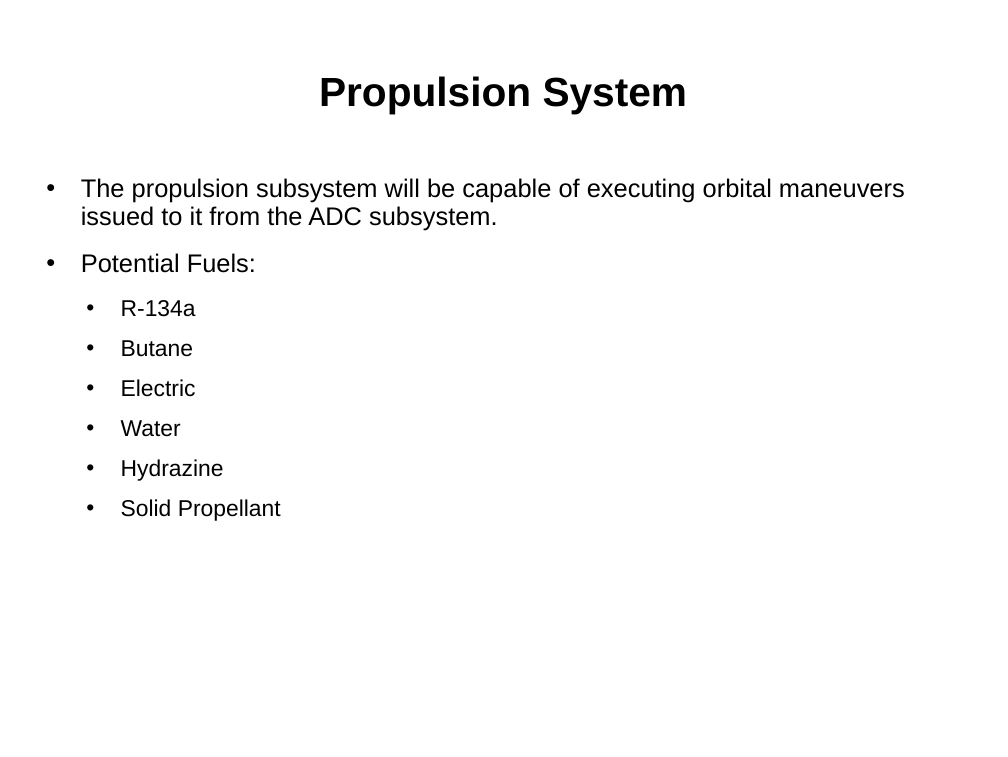
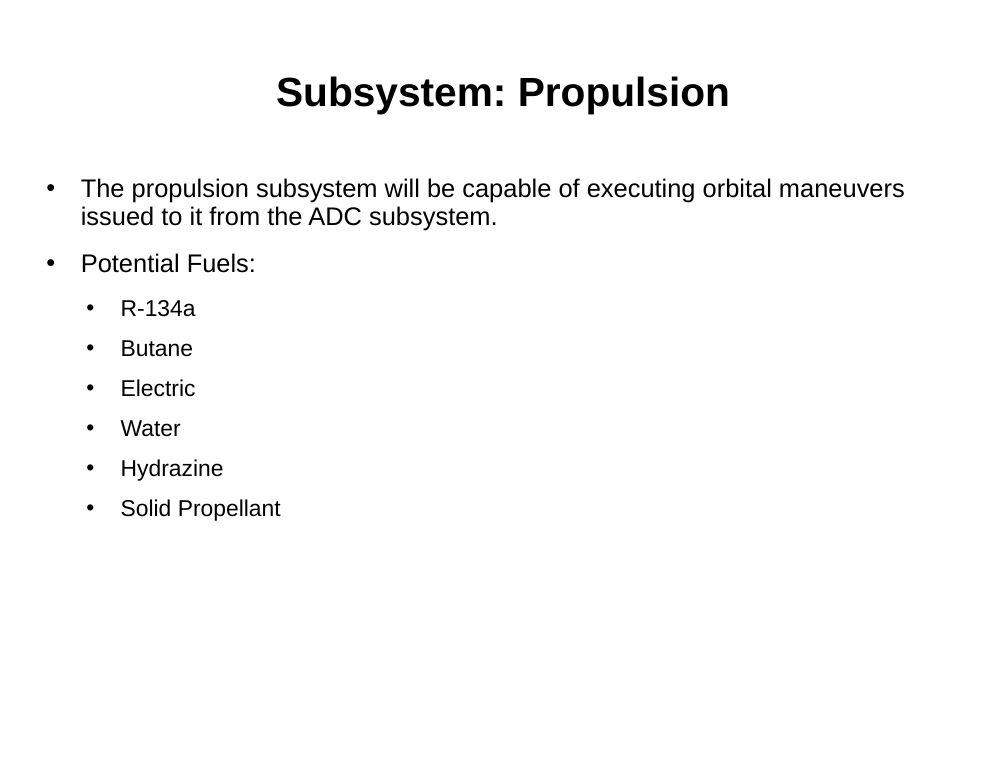
Before and after one commit to RascalSeniorDesign/Preliminary-Design, a slide deck: slide 23 of CMQA/Presentations/First-Semester-Presentation (Internal Use Only).ppt. Drawn at 1008x757 pixels with LibreOffice and Linux fonts; fonts in the diff are those of the drawing; background and template pictures are left out. Boxes give left, top, right and bottom in pixels: in the first picture for what was removed or moved away, otherwise in the second. Text is boxed around its words. In the diff, an @@ line names an element or a change of style, - is before the commit and + after.

Commit message:
minor fixes

```diff
--- a/CMQA/Presentations/First-Semester-Presentation (Internal Use Only).ppt
+++ b/CMQA/Presentations/First-Semester-Presentation (Internal Use Only).ppt
@@ title at [276, 76, 730, 114]: text changed @@
-Propulsion System
+Subsystem: Propulsion
```
